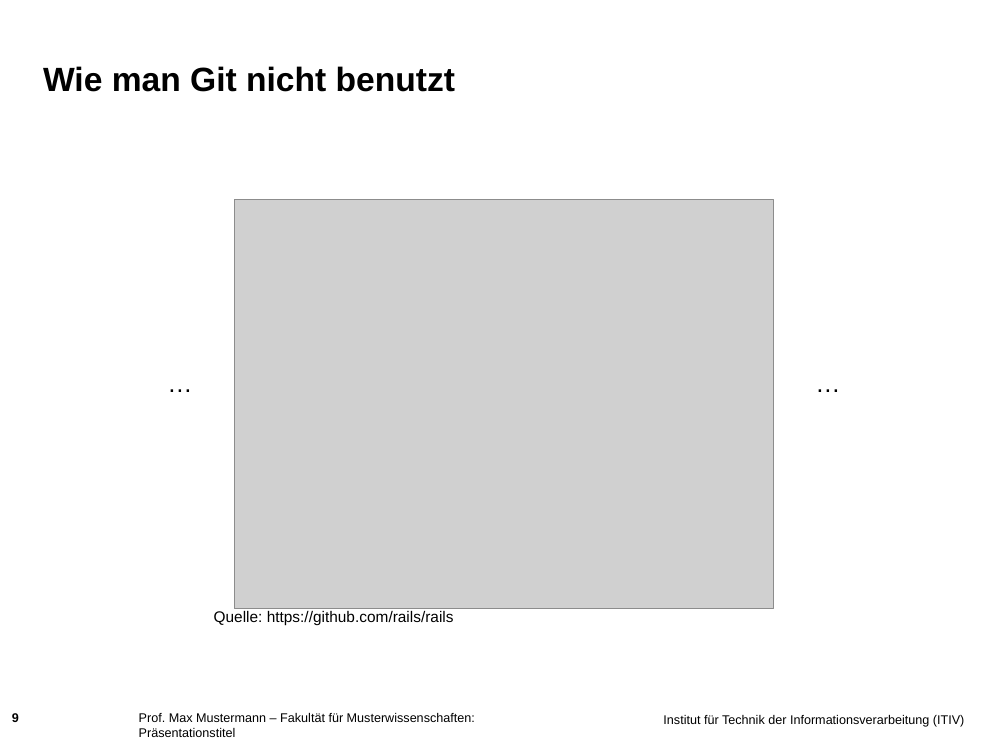
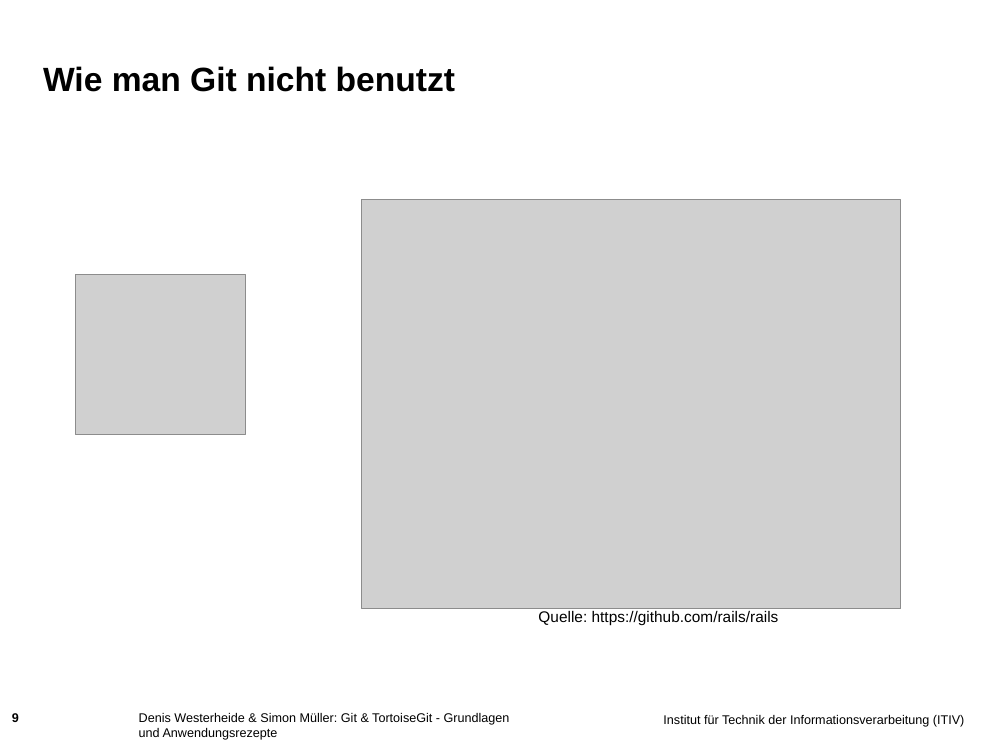
Before and after one commit to muellesi/PSE_2018, a slide deck: slide 9 of Präsentation/Simon/Praesentationsfolien_Simon.ppt. Drawn at 1008x756 pixels with LibreOffice and Linux fonts; fonts in the diff are those of the drawing; grey boxes stand for pictures; background and template pictures are left out. Boxes give left, top, right and bottom in pixels: in the first picture for what was removed or moved away, otherwise in the second. Text is boxed around its words. In the diff, an @@ line names an element or a change of style, - is before the commit and + after.

```diff
--- a/Präsentation/Simon/Praesentationsfolien_Simon.ppt
+++ b/Präsentation/Simon/Praesentationsfolien_Simon.ppt
@@ picture: place and size @@
-picture at (234,200,773,609)
+picture at (362,200,901,609)
@@ picture added at (76,275,246,435) @@
@@ text removed at (157,362,203,402) @@
-…
@@ text removed at (805,362,851,402) @@
-…
@@ text "Quelle: https://github.com/rails/rails": place and size @@
-text "Quelle: https://github.com/rails/rails" at (214,611,454,626)
+text "Quelle: https://github.com/rails/rails" at (538,611,779,626)
@@ text at (139,713,510,740): text changed @@
-Prof. Max Mustermann – Fakultät für Musterwissenschaften: Präsentationstitel
+Denis Westerheide & Simon Müller: Git & TortoiseGit - Grundlagen und Anwendungsrezepte
```
Also in this commit, not shown: 8 other slides changed, 3 slides added, 4 slides removed, 4 other files.
